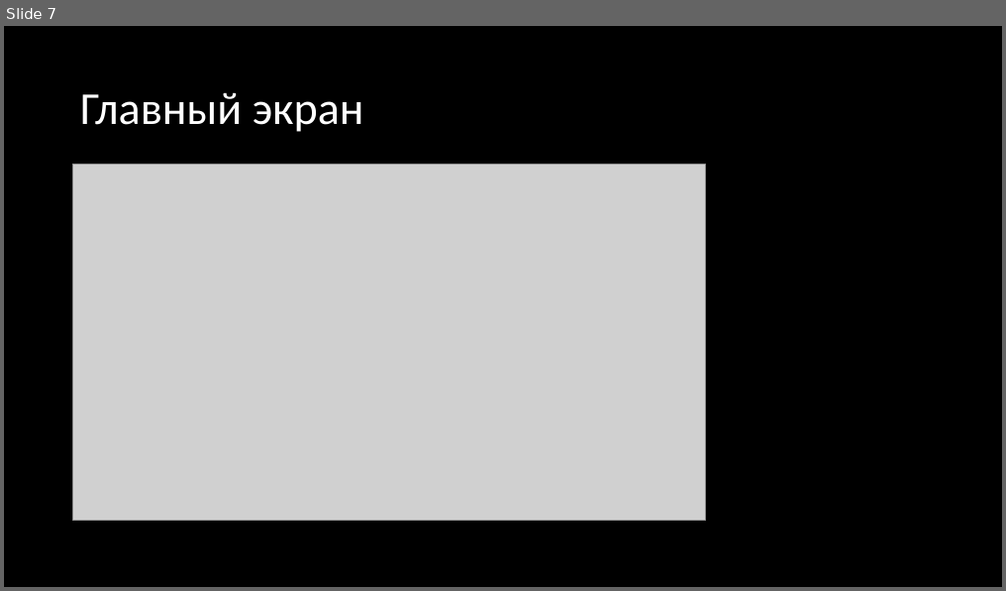
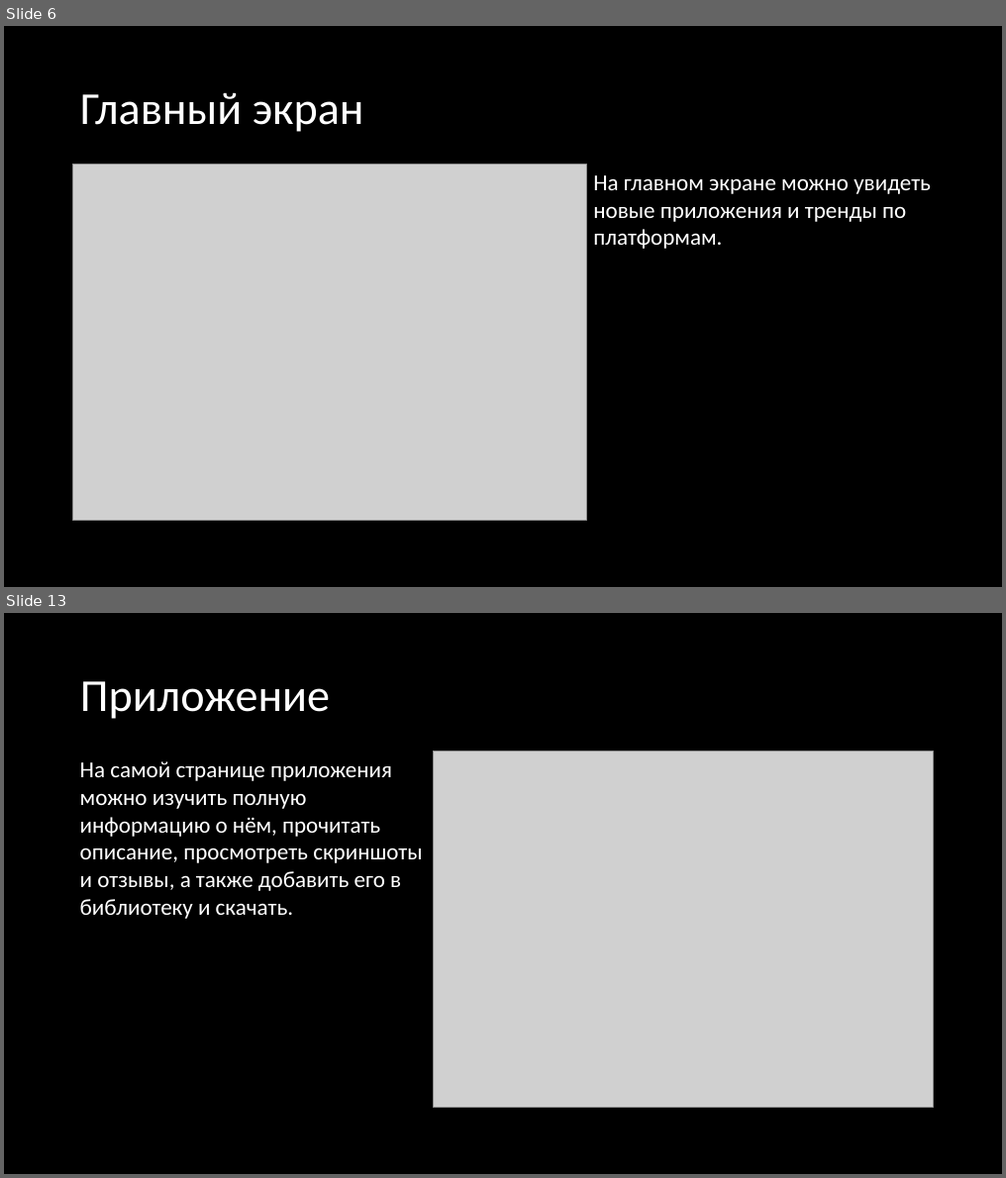
Before and after one commit to ultrasaks/bShop_web, a slide deck: проект.pptx. Shown one above the other, each under a label of ours: slide 7 before the commit, slides 6 and 13 after it; the slides between them are not shown. The pictures are 1006x591 and 1006x1178 pixels, drawn with LibreOffice and Linux fonts; fonts in the diff are those of the drawing; grey boxes stand for pictures. Boxes give left, top, right and bottom in pixels: in the first picture for what was removed or moved away, otherwise in the second. Text is boxed around its words. In the diff, an @@ line names an element or a change of style, - is before the commit and + after.

```diff
--- a/проект.pptx
+++ b/проект.pptx
@@ slide 13 added at <box>4,613,1002,1174</box>, background #000000 @@
@@ title added at <box>80,681,330,719</box>, 44 pt, text #FFFFFF @@
+Приложение
@@ picture added at <box>434,752,934,1108</box> @@
@@ text added at <box>80,761,422,919</box>, 22 pt, text #FFFFFF @@
+На самой странице приложения можно изучить полную информацию о нём, прочитать описание, просмотреть скриншоты и отзывы, а также добавить его в библиотеку и скачать.
@@ what was slide 7 is now slide 6 @@
@@ slide 6 changed as well @@
@@ picture: place and size @@
-picture at <box>73,165,706,521</box>
+picture at <box>73,165,586,521</box>
@@ text added at <box>593,175,931,249</box>, 22 pt, text #FFFFFF @@
+На главном экране можно увидеть новые приложения и тренды по платформам.
```
Also in this commit, not shown: 5 other slides changed, 11 other slides added, 5 slides removed.
